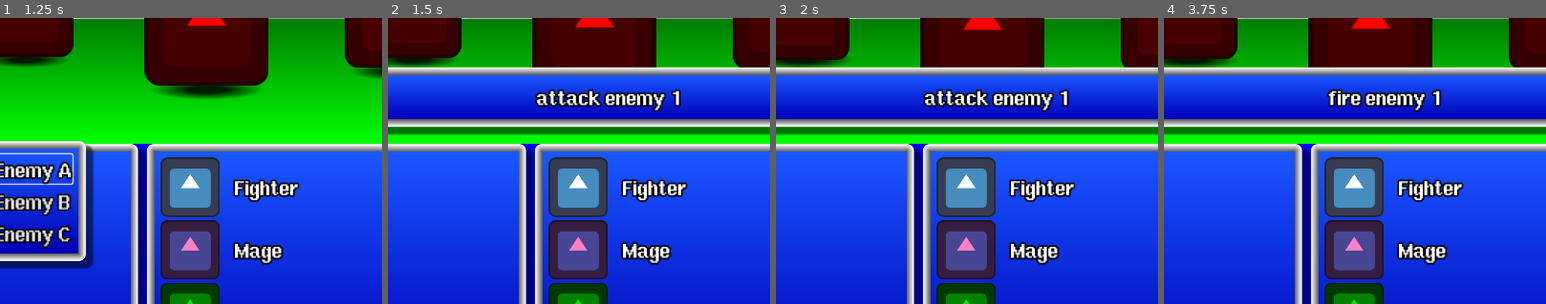
Above: before the commit, frames 1-4 (left to right).
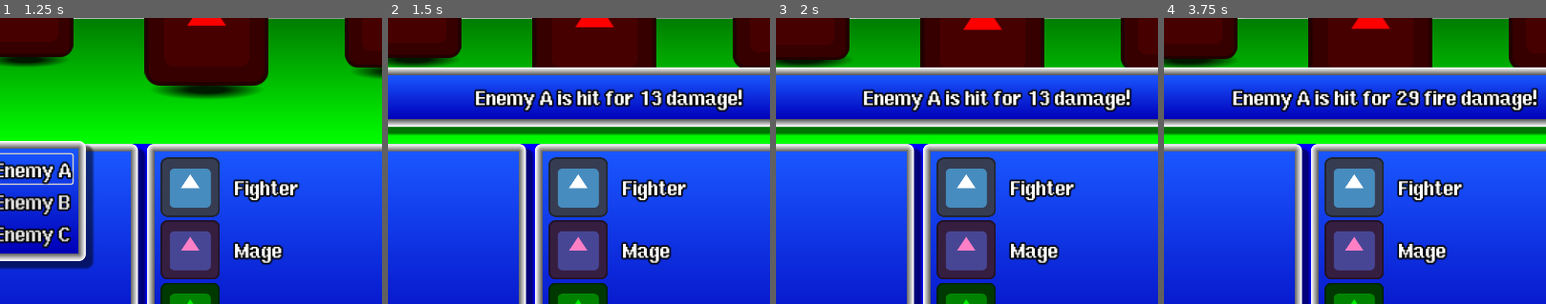
Above: after the commit, the same moments.

Repository: Toxe/godot-modal-dialogs
Game: Godot game, scene res://main.tscn
The game is run twice, just before and just after one commit, with the same random seed, the same clock (stepped at 60 frames per second) and the same inputs. The engine's default icon, where the game draws it, is replaced by a stand-in: a white triangle on a blue panel in a dark square.
Inputs:
- Up to frame 1 (1.25 s): click "1: Attack" at 0.5 s
- Up to frame 2 (1.5 s): click "1: Enemy A" at 1.25 s
- Up to frame 3 (2 s): no input
- Up to frame 4 (3.75 s): click "2: Magic" at 2 s; click "1: Fire" at 2.75 s; click "1: Enemy A" at 3.5 s
The pictures show only the part of the screen within x 21-71%, y 36-86%; the shares and areas given below are measured in that part.

Frame 1 is identical in both runs. In frame 2, 3.8% of the frame differs, in the area x 22-94%, y 24-33%; in frame 3, 3.8%; in frame 4, 4.3%, in the area x 17-98%, y 24-33%.

Commit message:
Notification and menu text cleanup

Diff:
--- a/T05_ModalDialogs/main.gd
+++ b/T05_ModalDialogs/main.gd
@@ -4,20 +4,22 @@
 
 @onready var main_action_menu := $HSplitContainer/MainActionMenu as Menu
 
+var characters: Array[String] = ["Fighter", "Mage", "Cleric"]
+
 
 func _ready() -> void:
     main_action_menu.add_menu("Attack", build_attack_menu)
     main_action_menu.add_menu("Magic", build_magic_menu)
     main_action_menu.add_menu("Item", build_item_menu)
-    main_action_menu.add_action("Guard", func() -> void: show_notification("guard"))
+    main_action_menu.add_action("Guard", func() -> void: show_notification("Defending!"))
     main_action_menu.add_action("Flee", flee)
     main_action_menu.set_focus_to_first_button()
 
 
 func build_attack_menu(menu: Menu) -> void:
-    menu.add_action("Enemy A", func() -> void: show_notification("attack enemy 1"))
-    menu.add_action("Enemy B", func() -> void: show_notification("attack enemy 2"))
-    menu.add_action("Enemy C", func() -> void: show_notification("attack enemy 3"))
+    for i in 3:
+        var enemy_name := "Enemy " + char(65 + i)
+        menu.add_action(enemy_name, func() -> void: show_notification("%s is hit for %d damage!" % [enemy_name, randi_range(10, 20)]))
 
 
 func build_magic_menu(menu: Menu) -> void:
@@ -26,34 +28,30 @@
 
 
 func build_magic_fire_menu(menu: Menu) -> void:
-    menu.add_action("Enemy A", func() -> void: show_notification("fire enemy 1"))
-    menu.add_action("Enemy B", func() -> void: show_notification("fire enemy 2"))
-    menu.add_action("Enemy C", func() -> void: show_notification("fire enemy 3"))
+    for i in 3:
+        var enemy_name := "Enemy " + char(65 + i)
+        menu.add_action(enemy_name, func() -> void: show_notification("%s is hit for %d fire damage!" % [enemy_name, randi_range(20, 30)]))
 
 
 func build_magic_cure_menu(menu: Menu) -> void:
-    menu.add_action("All", func() -> void: show_notification("cure all"))
+    menu.add_action("All", func() -> void: show_notification("The party is healed for %d points." % randi_range(200, 300)))
     menu.add_menu("Pick Character", build_magic_cure_pick_character_menu)
 
 
 func build_magic_cure_pick_character_menu(menu: Menu) -> void:
-    menu.add_action("Friend 1", func() -> void: show_notification("cure friend 1"))
-    menu.add_action("Friend 2", func() -> void: show_notification("cure friend 2"))
-    menu.add_action("Friend 3", func() -> void: show_notification("cure friend 3"))
-    menu.add_action("Friend 4", func() -> void: show_notification("cure friend 4"))
+    for character_name in characters:
+        menu.add_action(character_name, func() -> void: show_notification("%s is healed for %d points." % [character_name, randi_range(200, 300)]))
 
 
 func build_item_menu(menu: Menu) -> void:
-    menu.add_action("Potion", func() -> void: show_notification("use potion"))
-    menu.add_action("Ether", func() -> void: show_notification("use ether"))
+    menu.add_action("Potion", func() -> void: show_notification("Using Potion."))
+    menu.add_action("Ether", func() -> void: show_notification("Using Ether."))
     menu.add_menu("Phoenix Down", build_item_phoenix_down_menu)
 
 
 func build_item_phoenix_down_menu(menu: Menu) -> void:
-    menu.add_action("Friend 1", func() -> void: show_notification("phoenix down friend 1"))
-    menu.add_action("Friend 2", func() -> void: show_notification("phoenix down friend 2"))
-    menu.add_action("Friend 3", func() -> void: show_notification("phoenix down friend 3"))
-    menu.add_action("Friend 4", func() -> void: show_notification("phoenix down friend 4"))
+    for character_name in characters:
+        menu.add_action(character_name, func() -> void: show_notification("Using Phoenix Down on %s." % character_name))
 
 
 func show_notification(text: String) -> void:
